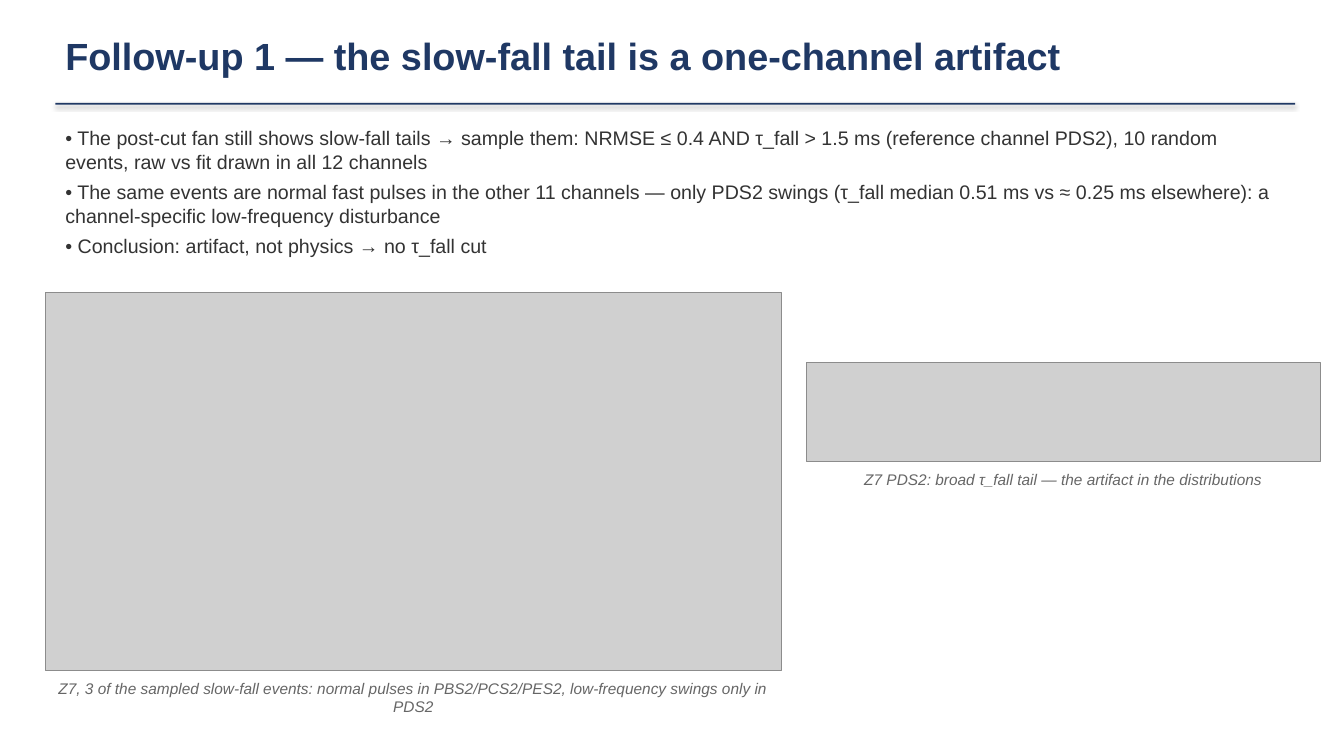
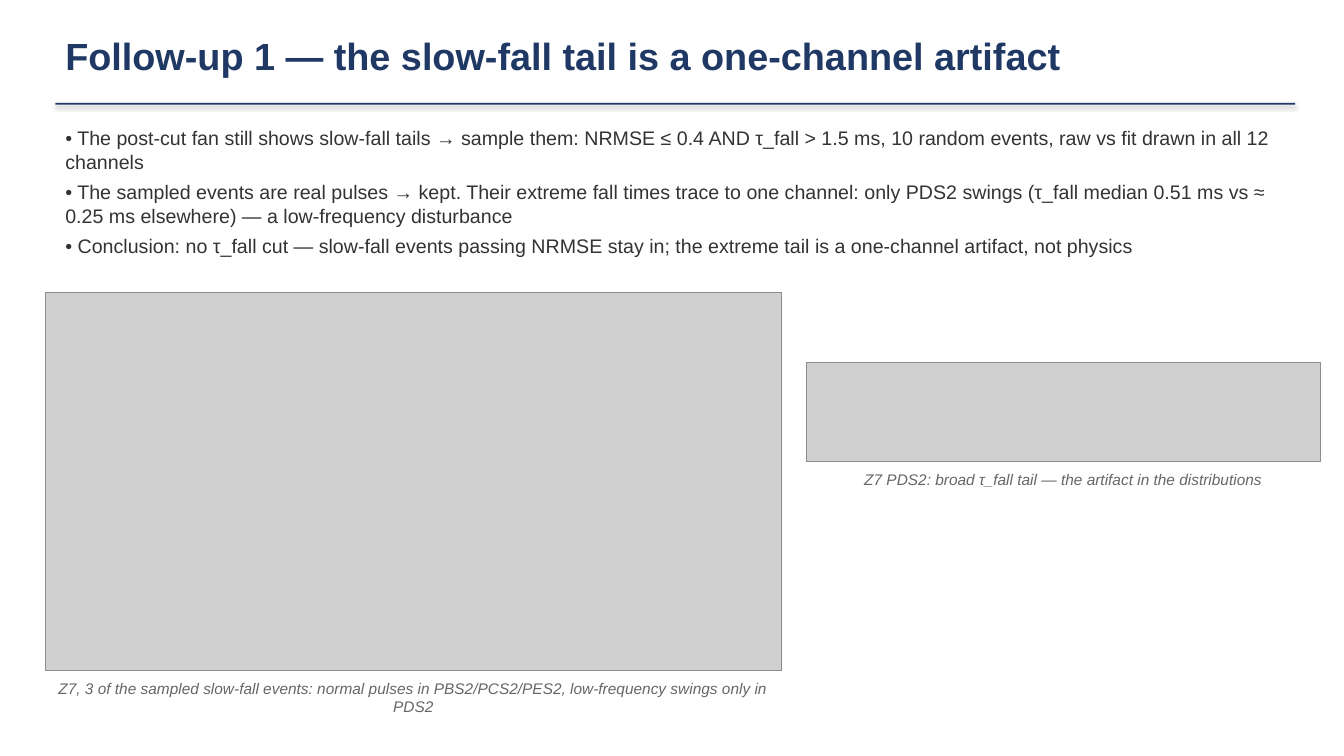
Before and after one commit to ZhihengLi0/urop, a slide deck: slide 8 of snolab/presentation/SNOLAB_R4_pulse_templates_20260715.pptx. Drawn at 1344x756 pixels with LibreOffice and Linux fonts; fonts in the diff are those of the drawing; grey boxes stand for pictures. Boxes give left, top, right and bottom in pixels: in the first picture for what was removed or moved away, otherwise in the second. Text is boxed around its words. In the diff, an @@ line names an element or a change of style, - is before the commit and + after.

```diff
--- a/snolab/presentation/SNOLAB_R4_pulse_templates_20260715.pptx
+++ b/snolab/presentation/SNOLAB_R4_pulse_templates_20260715.pptx
@@ text at (x1=65, y1=130, x2=1269, y2=257): text changed @@
-• The post-cut fan still shows slow-fall tails → sample them: NRMSE ≤ 0.4 AND τ_fall > 1.5 ms (reference channel PDS2), 10 random events, raw vs fit drawn in all 12 channels
-• The same events are normal fast pulses in the other 11 channels — only PDS2 swings (τ_fall median 0.51 ms vs ≈ 0.25 ms elsewhere): a channel-specific low-frequency disturbance
-• Conclusion: artifact, not physics → no τ_fall cut
+• The post-cut fan still shows slow-fall tails → sample them: NRMSE ≤ 0.4 AND τ_fall > 1.5 ms, 10 random events, raw vs fit drawn in all 12 channels
+• The sampled events are real pulses → kept. Their extreme fall times trace to one channel: only PDS2 swings (τ_fall median 0.51 ms vs ≈ 0.25 ms elsewhere) — a low-frequency disturbance
+• Conclusion: no τ_fall cut — slow-fall events passing NRMSE stay in; the extreme tail is a one-channel artifact, not physics
```
Also in this commit, not shown: 4 other files.
